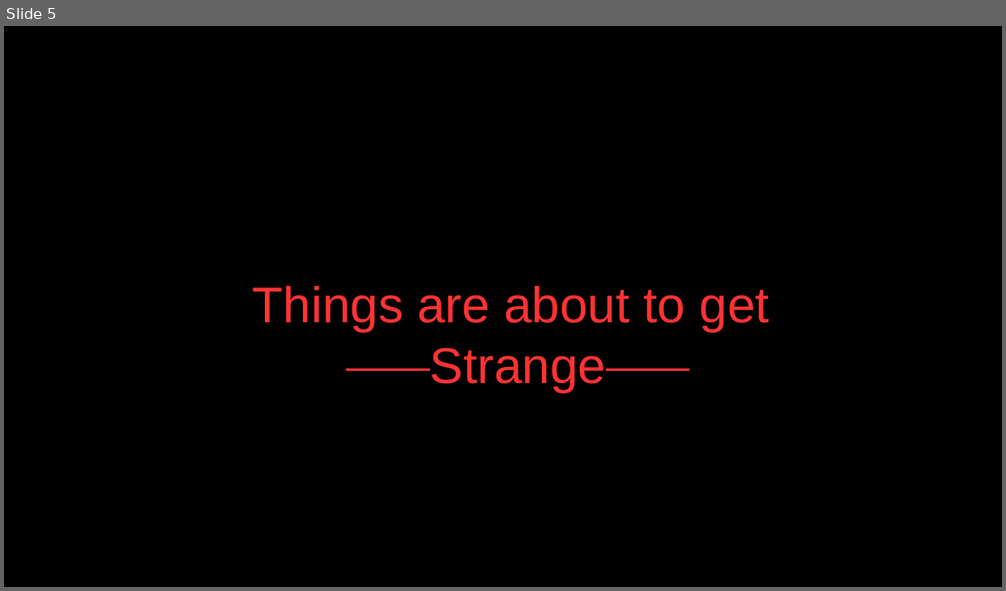
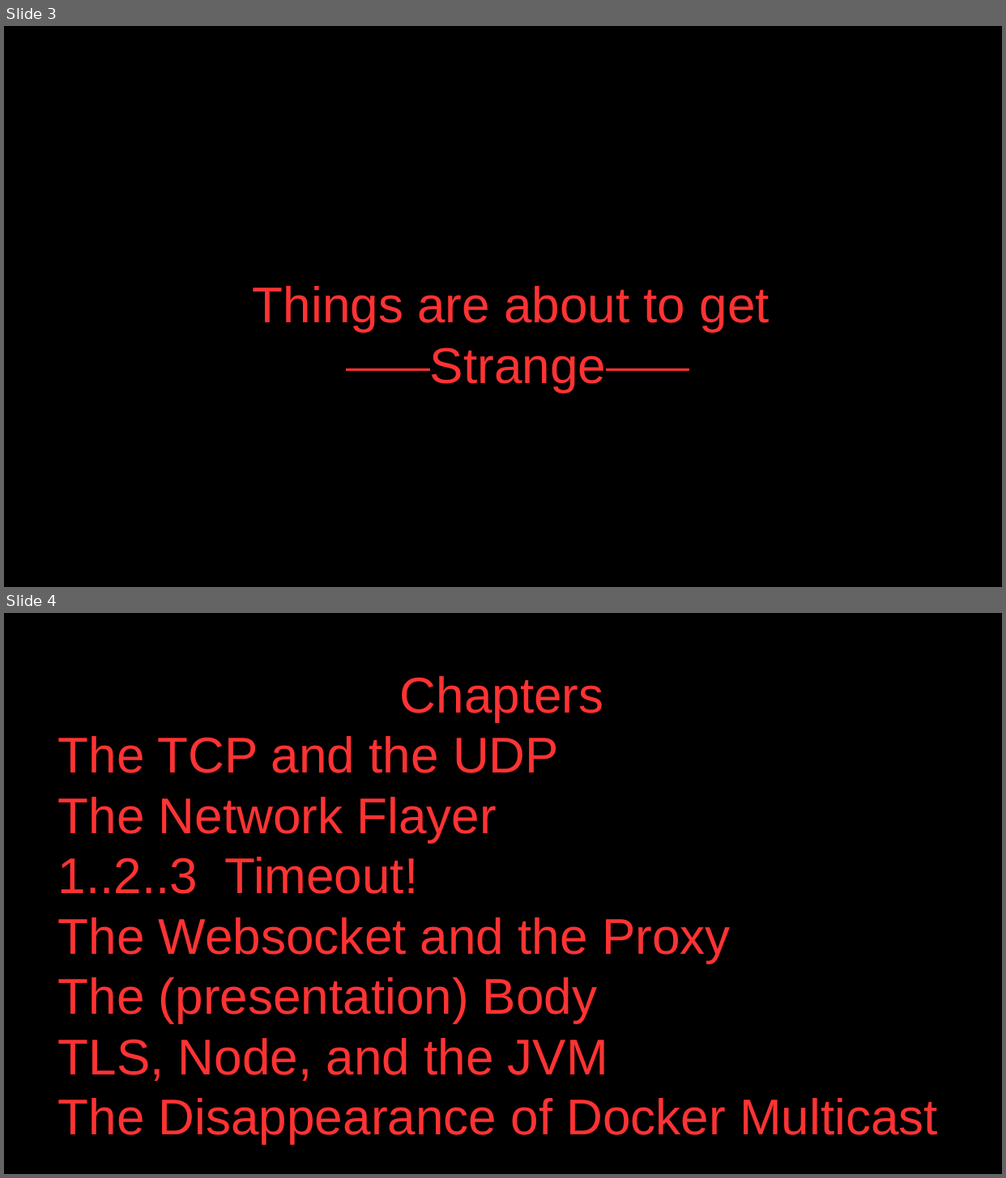
Before and after one commit to bobpaulin/networking-anger, a slide deck: MicroserviceNetworkingInAnger.odp. Shown one above the other, each under a label of ours: slide 5 before the commit, slides 3 and 4 after it. The pictures are 1006x591 and 1006x1178 pixels, drawn with LibreOffice and Linux fonts; fonts in the diff are those of the drawing. Boxes give left, top, right and bottom in pixels: in the first picture for what was removed or moved away, otherwise in the second. Text is boxed around its words. In the diff, an @@ line names an element or a change of style, - is before the commit and + after.

```diff
--- a/MicroserviceNetworkingInAnger.odp
+++ b/MicroserviceNetworkingInAnger.odp
@@ slide 4 added at box(4, 613, 1002, 1174), background #000000 @@
@@ text added at box(58, 676, 938, 1144), 40 pt, text #FF3333 @@
+Chapters
+The TCP and the UDP
+The Network Flayer
+1..2..3 Timeout!
+The Websocket and the Proxy
+The (presentation) Body
+TLS, Node, and the JVM
+The Disappearance of Docker Multicast
@@ what was slide 5 is now slide 3 @@
```
Also in this commit, not shown: 7 slides changed, 1 other slide added, 4 slides removed.
